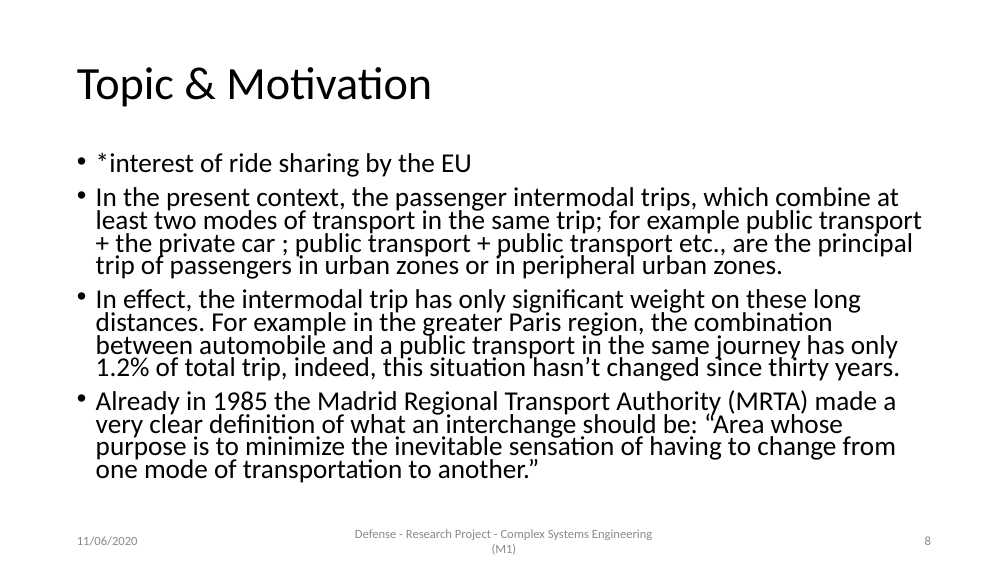
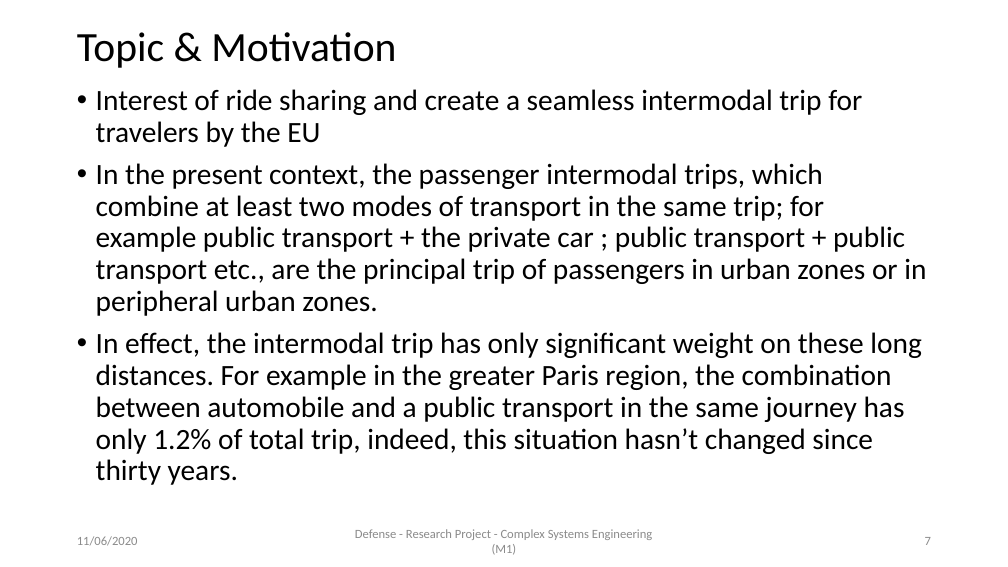
Before and after one commit to AymanABDELHAMID/OD_MTO_DARP, a slide deck: slide 7 of Presentation/presentation_AymanMahmoud.pptx (slide 8 before the commit). Drawn at 1008x567 pixels with LibreOffice and Linux fonts; fonts in the diff are those of the drawing. Boxes give left, top, right and bottom in pixels: in the first picture for what was removed or moved away, otherwise in the second. Text is boxed around its words. In the diff, an @@ line names an element or a change of style, - is before the commit and + after.

```diff
--- a/Presentation/presentation_AymanMahmoud.pptx
+++ b/Presentation/presentation_AymanMahmoud.pptx
@@ title "Topic & Motivation" at <box>77,32,396,68</box>: size 44 to 39.6 pt @@
@@ text "Interest of ride sharing and ...": place and size @@
-text "Interest of ride sharing and ..." at <box>96,152,922,483</box>
+text "Interest of ride sharing and ..." at <box>96,89,926,485</box>
@@ text at <box>96,89,862,147</box>: text changed; size 25.9 to 28 pt @@
-• *interest of ride sharing by the EU
+• Interest of ride sharing and create a seamless intermodal trip for travelers by the EU
@@ text at <box>96,163,926,485</box>: size 25.9 to 28 pt in "In the present context, the passenger intermodal ...", "In effect, the intermodal trip has only ..."; line spacing 0.7 to 0.9 @@
@@ text at <box>96,390,896,483</box>: paragraph removed @@
-• Already in 1985 the Madrid Regional Transport Authority (MRTA) made a very clear definition of what an interchange should be: “Area whose purpose is to minimize the inevitable sensation of having to change from one mode of transportation to another.”
@@ page number at <box>925,537,931,545</box>: text changed @@
-8
+7
```
Also in this commit, not shown: 33 other slides changed, 5 slides added, 2 slides removed, 28 other files.
